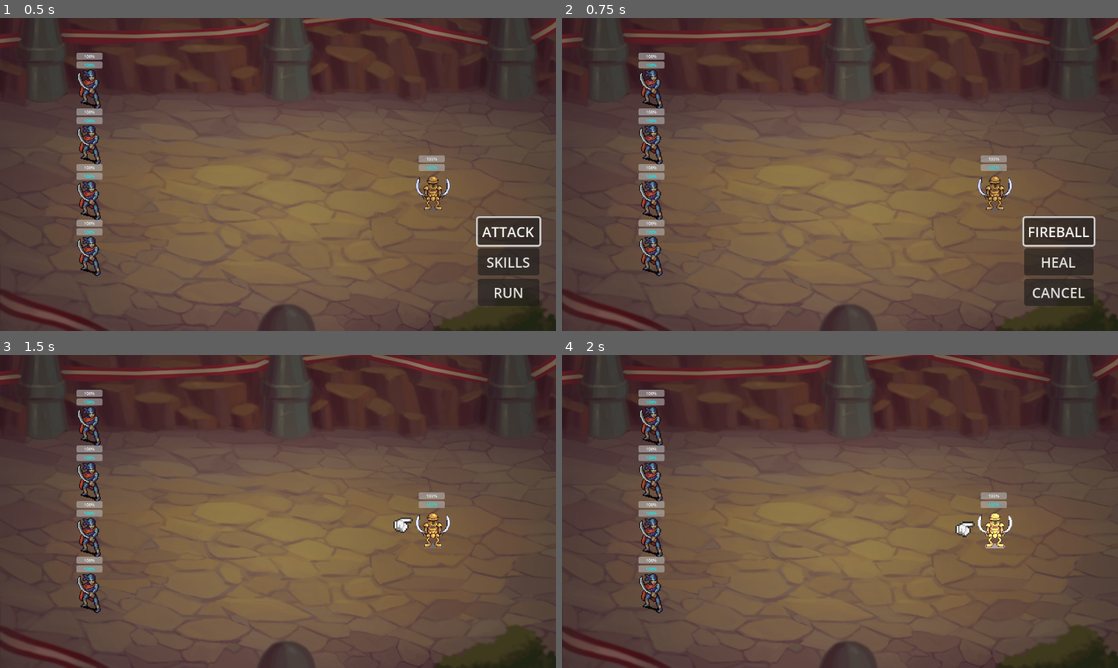
Above: before the commit, frames 1-4 (two rows, left to right).
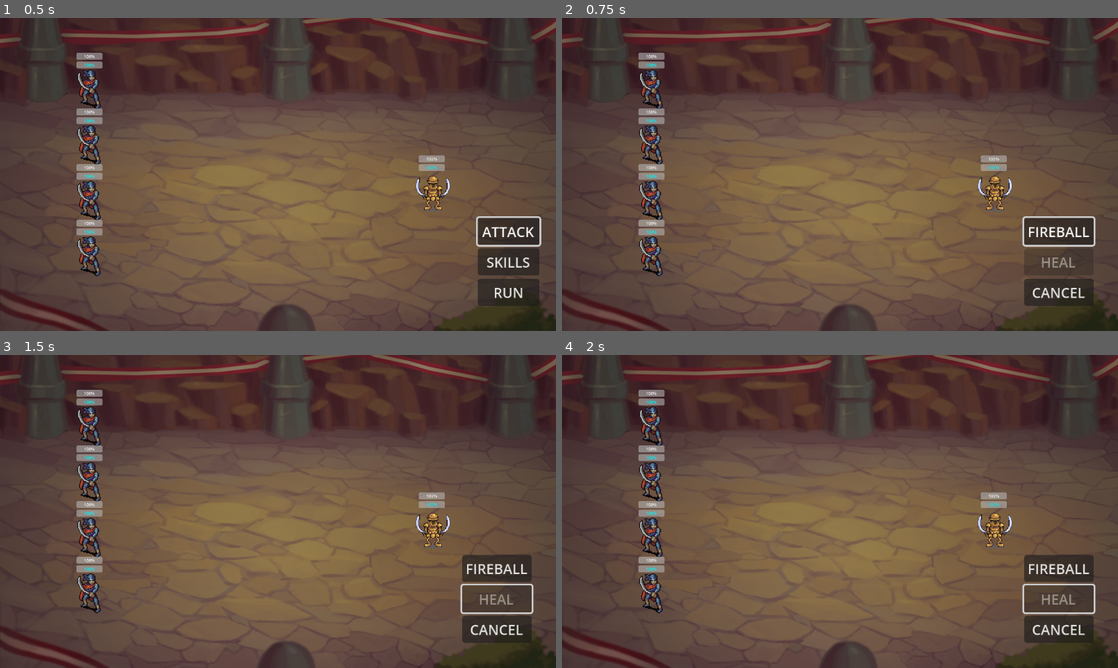
Above: after the commit, the same moments.

Repository: AdrianRanelM/GODOT-project-EclipseBorn
Game: Godot game, scene res://battle_scene.tscn
Same seed, same stepped clock (60 frames per second), same inputs: the game is played once before the commit and once after it.
Inputs (mouse positions are in pixels of both pictures, inside the frame that each line leads up to):
- Up to frame 1 (0.5 s): no input
- Up to frame 2 (0.75 s): click "SKILLS" at 0.5 s
- Up to frame 3 (1.5 s): click (494, 599) at 1.25 s, where only the run before the commit has a clickable "HEAL"
- Up to frame 4 (2 s): no input

Frame 1 is identical in both runs. In frame 2, 0.3% of the frame differs, in the area x 83-93%, y 73-80%; in frame 3, 2.6%; in frame 4, 2.8%, in the area x 70-96%, y 50-92%.

Commit message:
heal fixed

Diff:
--- a/battle_manager.gd
+++ b/battle_manager.gd
@@ -58,4 +58,4 @@
 		"heal":
 			attacker.mana -= 2
 			target.health += 5
-			target.show_floating_text(5, true)
+			target.show_floating_text(5, "heal")
--- a/player_group.gd
+++ b/player_group.gd
@@ -68,13 +68,13 @@
 		elif event.is_action_pressed("ui_accept"):
 			get_viewport().set_input_as_handled()
 			_confirm_target(targets[target_index])
-		# --- NEW: Cancel Logic ---
+		# --- Cancel Logic ---
 		elif event.is_action_pressed("cancel"):
 			get_viewport().set_input_as_handled()
 			_cancel_targeting(targets)
 
 func _change_target(dir, targets):
-	targets[target_index].unfocus()
+	targets[target_index].unfocus() #
 	# Wrap around the index or clamp it
 	target_index = clampi(target_index + dir, 0, targets.size() - 1)
 	targets[target_index].focus()
@@ -92,7 +92,7 @@
 
 	_advance_player()
 
-# --- NEW: Function to handle exiting targeting mode ---
+# --- Function to handle exiting targeting mode ---
 func _cancel_targeting(targets):
 	is_selecting_target = false
 
@@ -128,6 +128,12 @@
 	_start_targeting("fireball", false)
 
 func _on_heal_pressed():
+	var active_player = players[index]
+	# PREVENT HEAL IF AT FULL HP: Checks if player needs healing before targeting
+	if active_player.health >= active_player.MAX_HEALTH:
+		print("Player is already at full health!")
+		return
+
 	_start_targeting("heal", true)
 
 func _on_magic_pressed() -> void:
@@ -142,8 +148,12 @@
 
 	if fireball_btn:
 		fireball_btn.disabled = active_player.mana < move_costs["fireball"]
+
 	if heal_btn:
-		heal_btn.disabled = active_player.mana < move_costs["heal"]
+		# Disable if not enough mana OR if already at max health
+		var out_of_mana = active_player.mana < move_costs["heal"]
+		var health_full = active_player.health >= active_player.MAX_HEALTH
+		heal_btn.disabled = out_of_mana or health_full
 
 	# Focus logic: grab first available skill or the return button
 	if fireball_btn and not fireball_btn.disabled:
